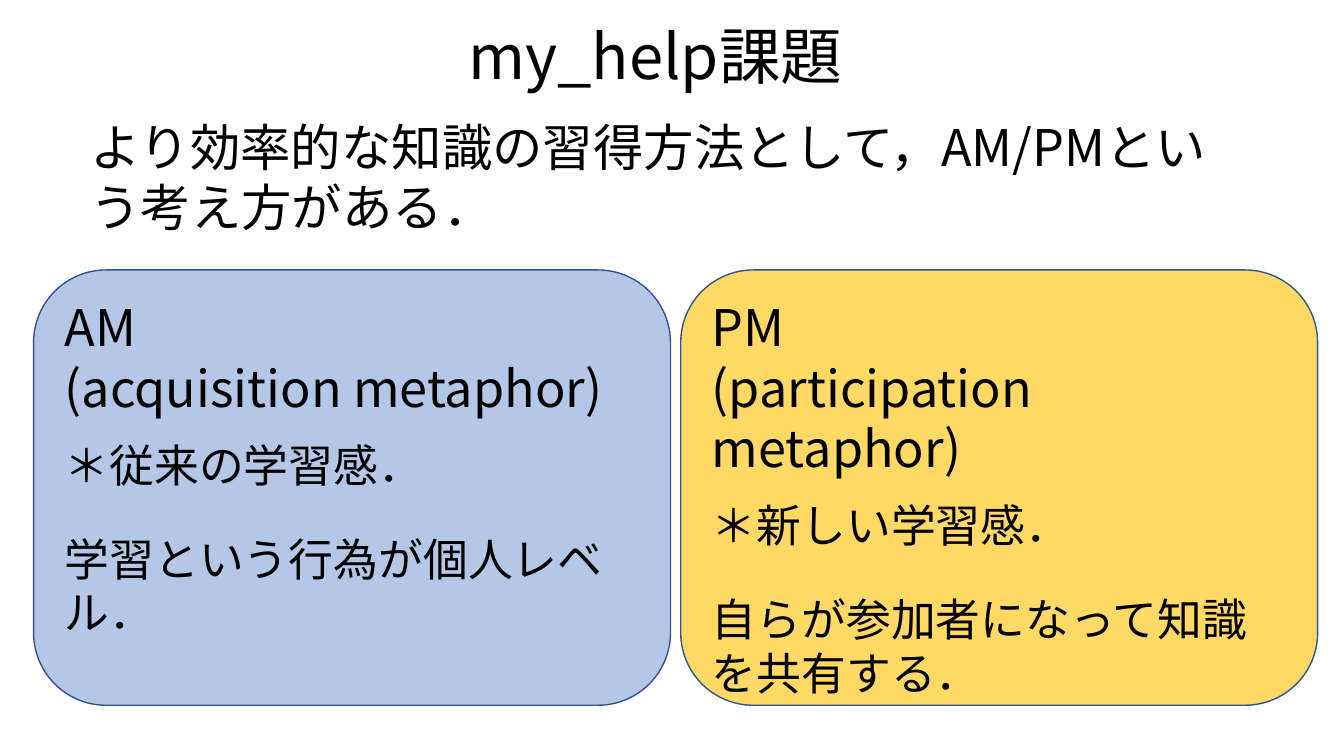
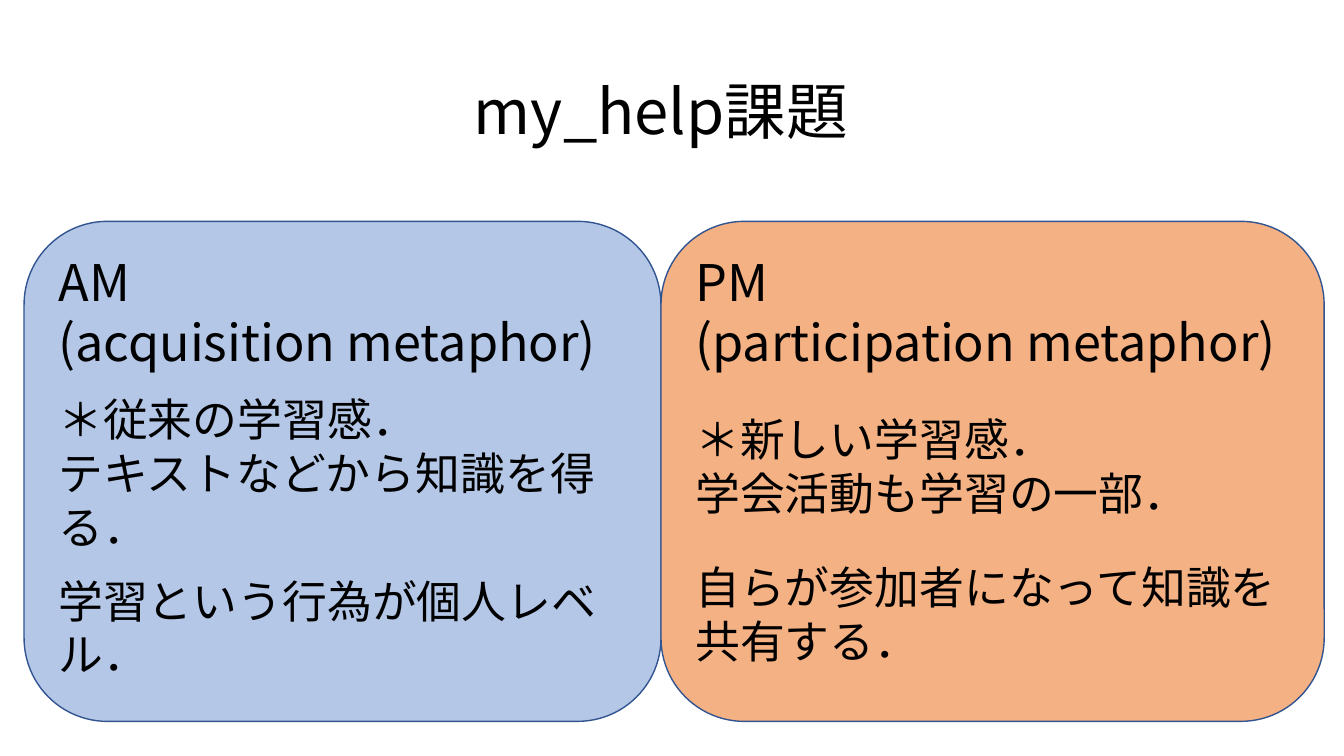
Before and after one commit to daddygongon/my_help, a slide deck: slide 9 of docs/tomoko/mid_presen.pptx (slide 7 before the commit). Drawn at 1344x756 pixels with LibreOffice and Linux fonts; fonts in the diff are those of the drawing. Boxes give left, top, right and bottom in pixels: in the first picture for what was removed or moved away, otherwise in the second. Text is boxed around its words. In the diff, an @@ line names an element or a change of style, - is before the commit and + after.

```diff
--- a/docs/tomoko/mid_presen.pptx
+++ b/docs/tomoko/mid_presen.pptx
@@ text "my_help課題": place and size @@
-text "my_help課題" at (468, 29, 842, 94)
+text "my_help課題" at (474, 84, 848, 149)
@@ text removed at (90, 123, 1206, 175) @@
-より効率的な知識の習得方法として，AM/PMという考え方がある．
@@ rounded rectangle "AM": place and size @@
-rounded rectangle "AM" at (33, 270, 670, 706)
+rounded rectangle "AM" at (24, 222, 661, 722)
@@ rounded rectangle "PM": place and size @@
-rounded rectangle "PM" at (681, 270, 1318, 706)
+rounded rectangle "PM" at (661, 222, 1325, 722)
@@ rounded rectangle "PM" at (661, 222, 1325, 722): fill #FFD966 to #F4B183 @@
@@ text in rounded rectangle at (58, 452, 594, 546): paragraph added @@
+テキストなどから知識を得る．
@@ text in rounded rectangle at (695, 472, 1188, 514): paragraph added @@
+学会活動も学習の一部．
```
Also in this commit, not shown: 5 other slides changed, 2 slides added, 1 other file.
